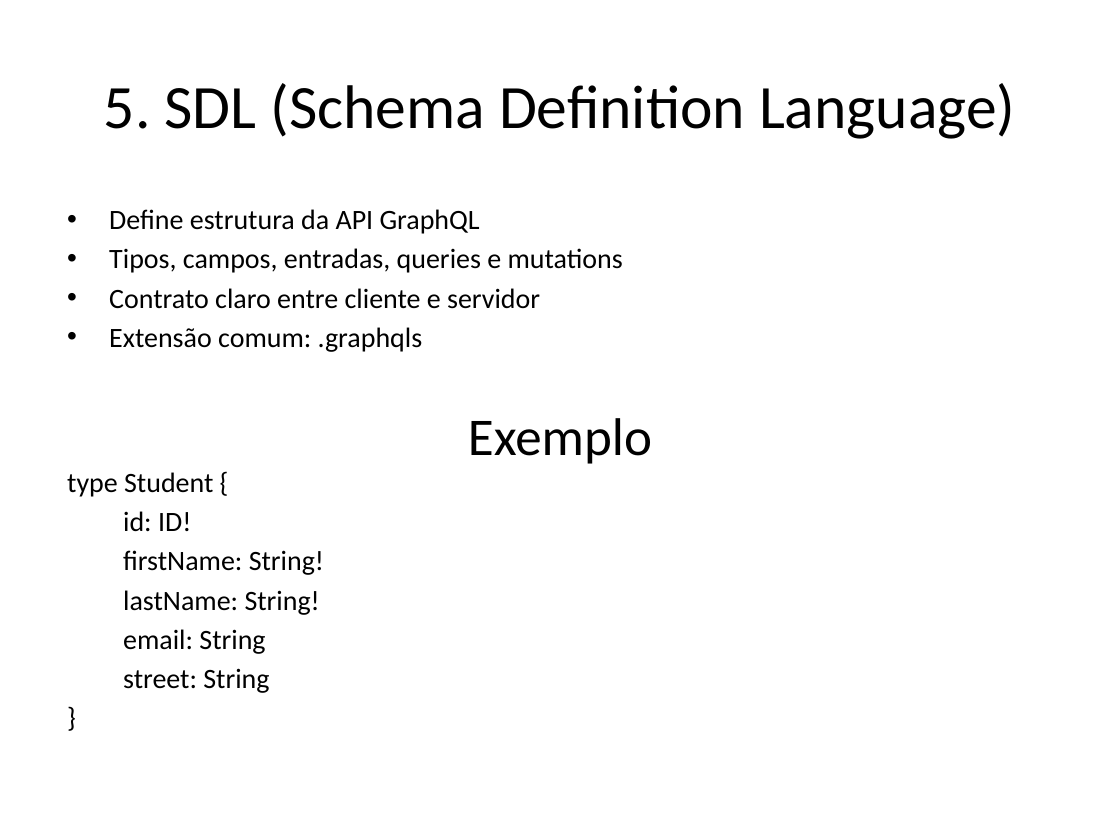
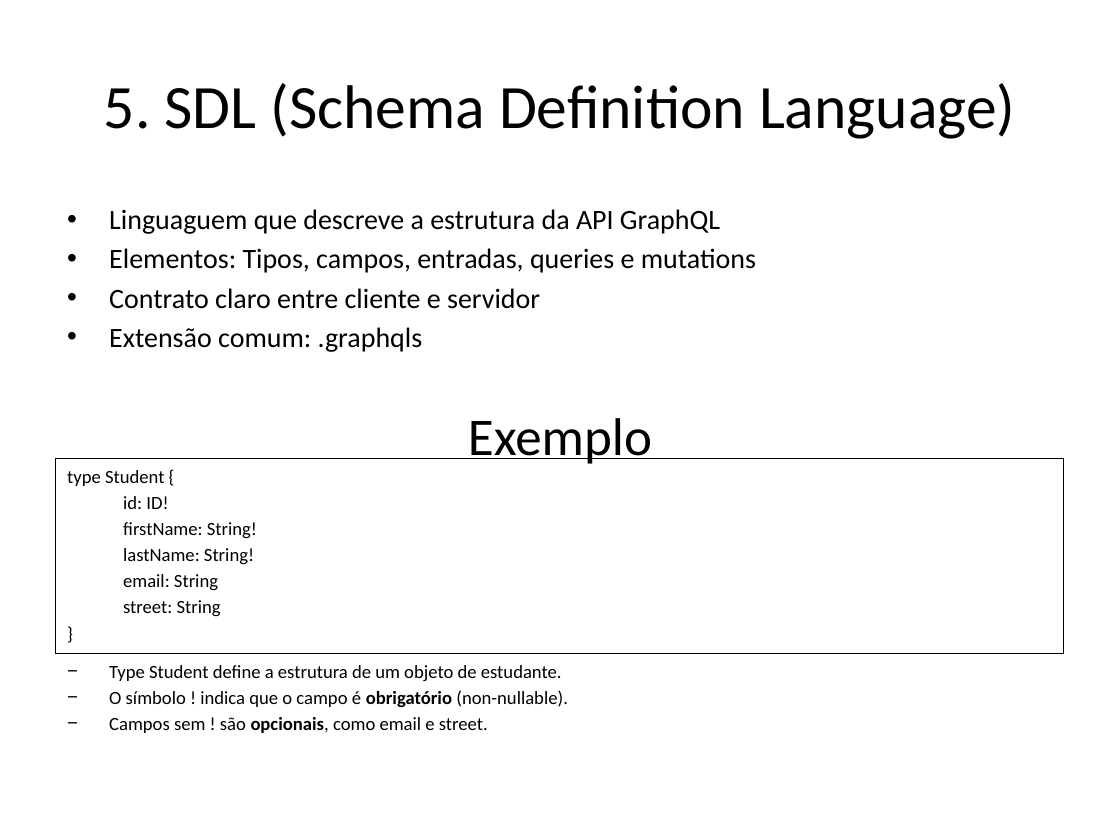
Before and after one commit to pedrobvferreira/graphql, a slide deck: slide 9 of presentation_pt.pptx (slide 7 before the commit). Drawn at 1120x840 pixels with LibreOffice and Linux fonts; fonts in the diff are those of the drawing. Boxes give left, top, right and bottom in pixels: in the first picture for what was removed or moved away, otherwise in the second. Text is boxed around its words. In the diff, an @@ line names an element or a change of style, - is before the commit and + after.

```diff
--- a/presentation_pt.pptx
+++ b/presentation_pt.pptx
@@ text at [109,209,756,273]: text changed @@
-• Define estrutura da API GraphQL
-• Tipos, campos, entradas, queries e mutations
+• Linguaguem que descreve a estrutura da API GraphQL
+• Elementos: Tipos, campos, entradas, queries e mutations
@@ rectangle "type Student {": place and size @@
-rectangle "type Student {" at [67,472,324,693]
+rectangle "type Student {" at [56,459,1064,654]
@@ rectangle "type Student {" at [56,459,1064,654]: size 18 to 12 pt; less space between paragraphs; outline none to #000000 0.75 pt @@
@@ text added at [109,665,568,733], 12 pt, text #000000 @@
+− Type Student define a estrutura de um objeto de estudante.
+− O símbolo ! indica que o campo é obrigatório (non-nullable).
+− Campos sem ! são opcionais, como email e street.
```
Also in this commit, not shown: 5 other slides changed, 2 slides added, 1 other file.
